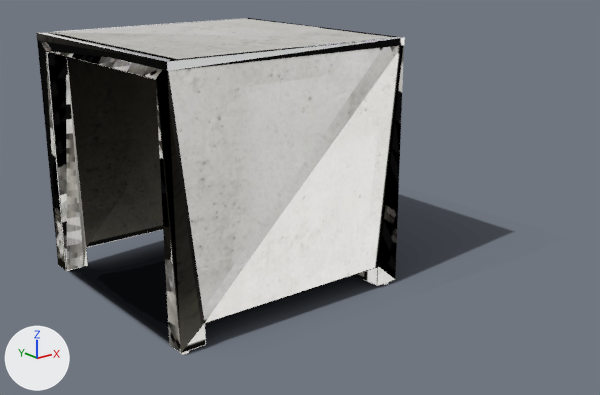
The glTF model public/katalog/modelle/table-125.gltf, before and after one commit.
Rendered twice from a 50 mm camera at (-2.18, -3.36, 1.67) aimed at (0.53, 0.03, 0.32). Arrows for +X, +Y and +Z are at lower left; the lights stay in place. The first picture is the older version. Vertices at exactly the same position are counted once.

The first picture shows 'SK1164_Table_125.001', 'Schatten'.
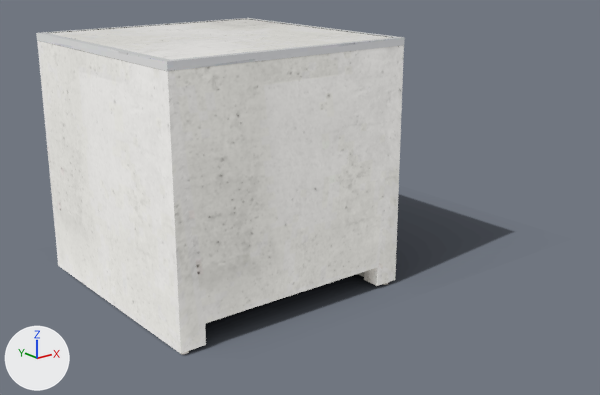
Where the change shows, as pixel boxes [x1, y1, x2, y2] in the pictures (600 x 395 px):
```json
{"object": "SK1164_Table_125.001", "change": "reshaped", "before": [36, 18, 405, 355], "after": [36, 18, 405, 354]}
{"part": 1, "of": "me_sk1164_table_125_001", "change": "built on", "before": [37, 40, 205, 353], "after": [37, 40, 205, 354]}
{"part": 2, "of": "me_sk1164_table_125_001", "change": "surface changed", "before": [36, 18, 405, 354], "after": [36, 18, 405, 354]}
```

Edits to the scene script, one JSON object a line:
```json
{"block": "me_sk1164_table_125_001", "where": "# used by ob_sk1164_table_125_001; location = (0.0, 0.0, 0.0)"}
{"op": "remove", "block": "me_sk1164_table_125_001", "code": "me_sk1164_table_125_001.from_pydata(...)  # 490 vertices, 829 faces; spans x -0.626..0.626, y -0.626..0.626, z 0.0..1.232"}
{"op": "add", "block": "me_sk1164_table_125_001", "code": "me_sk1164_table_125_001.from_pydata(...)  # 478 vertices, 793 faces; spans x -0.626..0.626, y -0.626..0.626, z 0.0..1.232"}
{"block": "me_sk1164_table_125_001", "change": "me_sk1164_table_125_001 part 1"}
{"block": "me_sk1164_table_125_001", "change": "30 vertices are removed from x -0.625..-0.62, y -0.624..0.624, z 0.02..1.155"}
{"block": "me_sk1164_table_125_001", "change": "80 faces are deleted"}
{"block": "me_sk1164_table_125_001", "change": "18 vertices are added at x -0.625..-0.619, y -0.625..0.625, z 0.02..1.15"}
{"block": "me_sk1164_table_125_001", "change": "44 new faces join them, mat_beton_web_088"}
{"block": "me_sk1164_table_125_001", "change": "me_sk1164_table_125_001 part 2: 670 kept faces spanning x -0.626..0.626, y -0.626..0.626, z 0.0..1.232 get new texture (UV) coordinates"}
```
